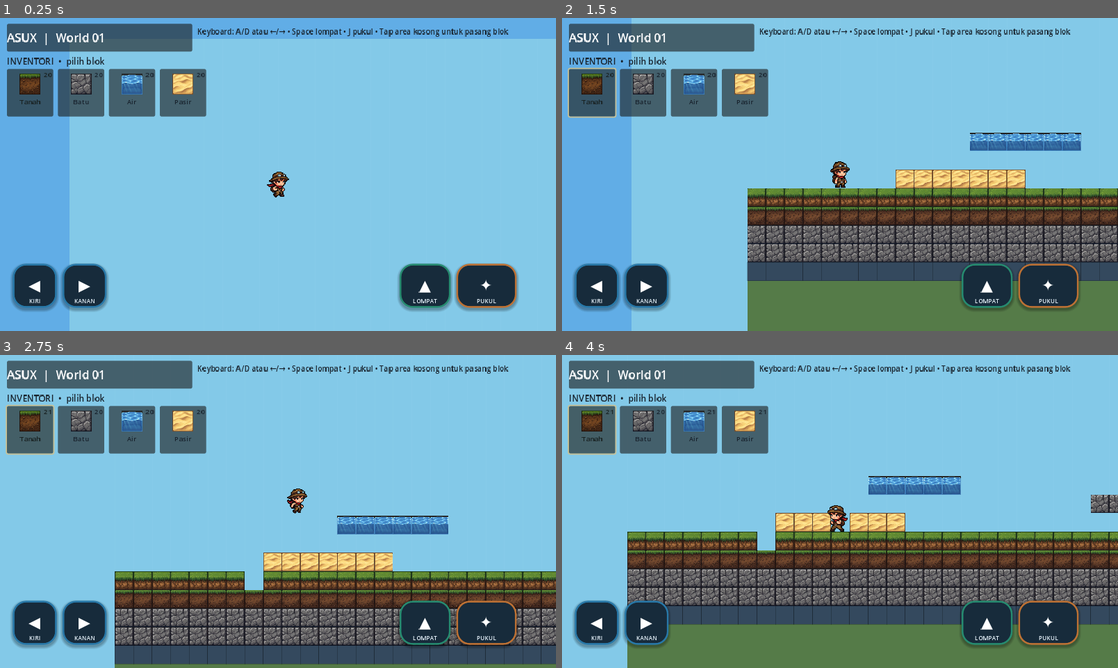
Above: before the commit, frames 1-4 (two rows, left to right).
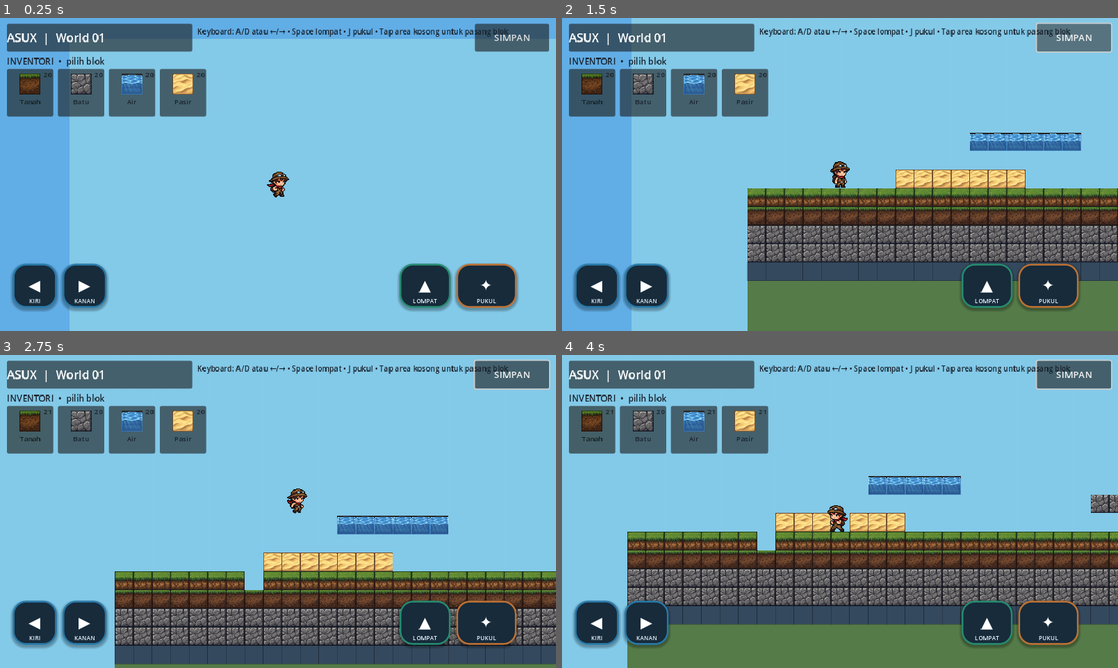
Above: after the commit, the same moments.

Repository: Koidyavol/Asux
Game: Godot game, scene res://scenes/main.tscn
Two runs of this game, one before a commit and one after it. Both use one fixed random seed, a clock stepped at 60 frames per second and the inputs below.
Inputs (mouse positions are in pixels of both pictures, inside the frame that each line leads up to):
- Up to frame 1 (0.25 s): no input
- Up to frame 2 (1.5 s): click "Tanah" at 0.5 s; click (1073, 36) at 1.25 s, where only the run after the commit has a clickable "SIMPAN"
- Up to frame 3 (2.75 s): move the mouse to (400, 495) at 2.02 s; hold D (move_right) from 2.03 s (still down); tap J (punch) at 2.1 s; click (400, 495) at 2.17 s; tap Space (jump) at 2.27 s
- Up to frame 4 (4 s): move the mouse to (728, 527) at 2.77 s; tap J (punch) at 2.85, 3.6 s; tap Space (jump) at 3.02 s; move the mouse to (895, 442) at 3.52 s; release D (move_right) at 3.53 s; hold A (move_left) from 3.53 s (still down)

The runs differ from the first frame. In frame 1, 1.2% of the frame differs, in the area x 85-99%, y 1-11%; in frame 2, 1.5%; in frame 3, 1.5%, in the area x 1-99%, y 1-32%; in frame 4, 1.5%.

Commit message:
Add local world saving and autosave

Diff:
--- a/scripts/main.gd
+++ b/scripts/main.gd
@@ -5,6 +5,8 @@
 const WORLD_H := 28
 const PLAYER_SCENE := preload("res://scenes/player.tscn")
 const BLOCK_SHEET: Texture2D = preload("res://assets/blocks/blocks_spritesheet.png")
+const SAVE_PATH := "user://asux_world_save.json"
+const AUTOSAVE_INTERVAL := 5.0
 const BLOCK_TILE_COORDS := {
     "Rumput": Vector2i(0, 0),
     "Tanah": Vector2i(1, 0),
@@ -29,6 +31,7 @@
 var info_label: Label
 var inventory_buttons := {}
 var inventory_counts := {}
+var autosave_elapsed := 0.0
 
 func _ready() -> void:
     _setup_input()
@@ -37,12 +40,90 @@
     player = PLAYER_SCENE.instantiate()
     player.position = Vector2(160, 220)
     add_child(player)
+    _load_world()
     _build_ui()
     _update_inventory_ui()
 
-func _process(_delta: float) -> void:
+func _process(delta: float) -> void:
     if Input.is_action_just_pressed("punch"):
         _punch_nearby()
+    autosave_elapsed += delta
+    if autosave_elapsed >= AUTOSAVE_INTERVAL:
+        autosave_elapsed = 0.0
+        _save_world()
+
+func _exit_tree() -> void:
+    _save_world()
+
+func _save_world() -> void:
+    var saved_blocks: Array[Dictionary] = []
+    for cell in cells:
+        saved_blocks.append({
+            "x": cell.x,
+            "y": cell.y,
+            "block": cells[cell]
+        })
+
+    var player_position := [160.0, 220.0]
+    if is_instance_valid(player):
+        player_position = [player.position.x, player.position.y]
+
+    var data := {
+        "version": 1,
+        "blocks": saved_blocks,
+        "inventory": inventory,
+        "selected_block": selected_block,
+        "player_position": player_position
+    }
+    var file := FileAccess.open(SAVE_PATH, FileAccess.WRITE)
+    if file == null:
+        push_warning("AsuX: gagal membuka file save.")
+        return
+    file.store_string(JSON.stringify(data))
+    file.close()
+
+func _load_world() -> void:
+    if not FileAccess.file_exists(SAVE_PATH):
+        return
+    var file := FileAccess.open(SAVE_PATH, FileAccess.READ)
+    if file == null:
+        push_warning("AsuX: file save tidak bisa dibaca.")
+        return
+    var parsed: Variant = JSON.parse_string(file.get_as_text())
+    file.close()
+    if not (parsed is Dictionary):
+        push_warning("AsuX: format file save tidak valid; memakai dunia baru.")
+        return
+    var data: Dictionary = parsed
+    if not (data.get("blocks", null) is Array):
+        push_warning("AsuX: data blok tidak valid; memakai dunia baru.")
+        return
+
+    cells.clear()
+    for child in tile_layer.get_children():
+        child.queue_free()
+    for entry in data["blocks"]:
+        if not (entry is Dictionary):
+            continue
+        var block_name := str(entry.get("block", ""))
+        if not BLOCKS.has(block_name):
+            continue
+        var cell := Vector2i(int(entry.get("x", -1)), int(entry.get("y", -1)))
+        if cell.x < 0 or cell.y < 0 or cell.x >= WORLD_W or cell.y >= WORLD_H:
+            continue
+        _set_cell(cell, block_name)
+
+    var saved_inventory: Variant = data.get("inventory", {})
+    if saved_inventory is Dictionary:
+        for item_name in inventory.keys():
+            if saved_inventory.has(item_name):
+                inventory[item_name] = maxi(0, int(saved_inventory[item_name]))
+    var saved_selected := str(data.get("selected_block", "Tanah"))
+    if inventory.has(saved_selected):
+        selected_block = saved_selected
+    var saved_position: Variant = data.get("player_position", [])
+    if saved_position is Array and saved_position.size() >= 2:
+        player.position = Vector2(float(saved_position[0]), float(saved_position[1]))
 
 func _setup_input() -> void:
     _add_key("move_left", KEY_A)
@@ -133,6 +214,12 @@
     top.position = Vector2(12, 10)
     top.size = Vector2(320, 48)
     ui_layer.add_child(top)
+    var save_button := Button.new()
+    save_button.text = "SIMPAN"
+    save_button.position = Vector2(820, 10)
+    save_button.size = Vector2(128, 48)
+    save_button.pressed.connect(_save_world)
+    ui_layer.add_child(save_button)
     info_label = Label.new()
     info_label.text = "ASUX  |  World 01"
     info_label.add_theme_font_size_override("font_size", 20)
@@ -279,6 +366,7 @@
     _set_cell(cell, selected_block)
     inventory[selected_block] -= 1
     _update_inventory_ui()
+    _save_world()
 
 func _punch_nearby() -> void:
     if player == null:
@@ -300,3 +388,4 @@
             break
     inventory[block] += 1
     _update_inventory_ui()
+    _save_world()
